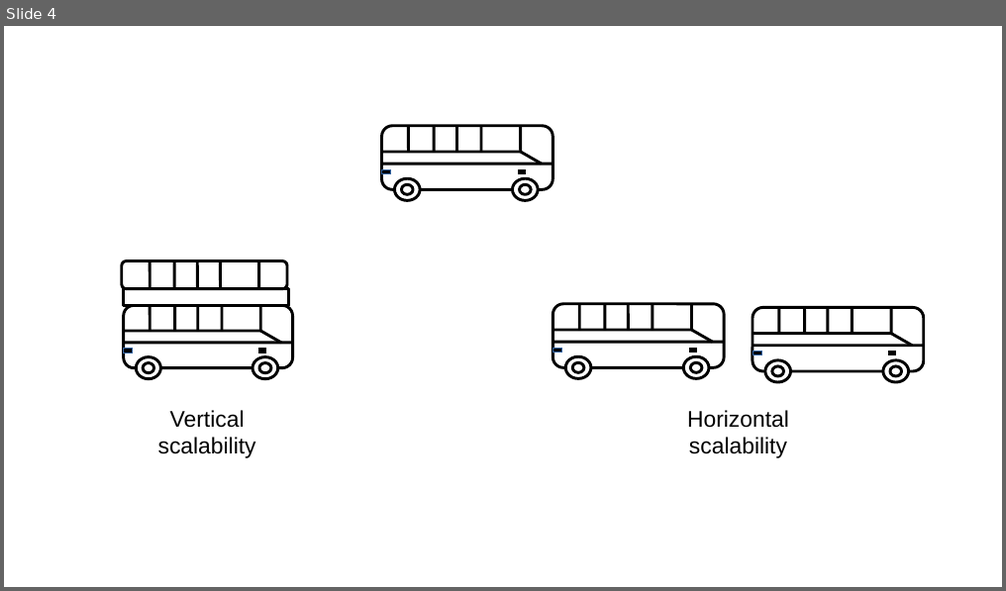
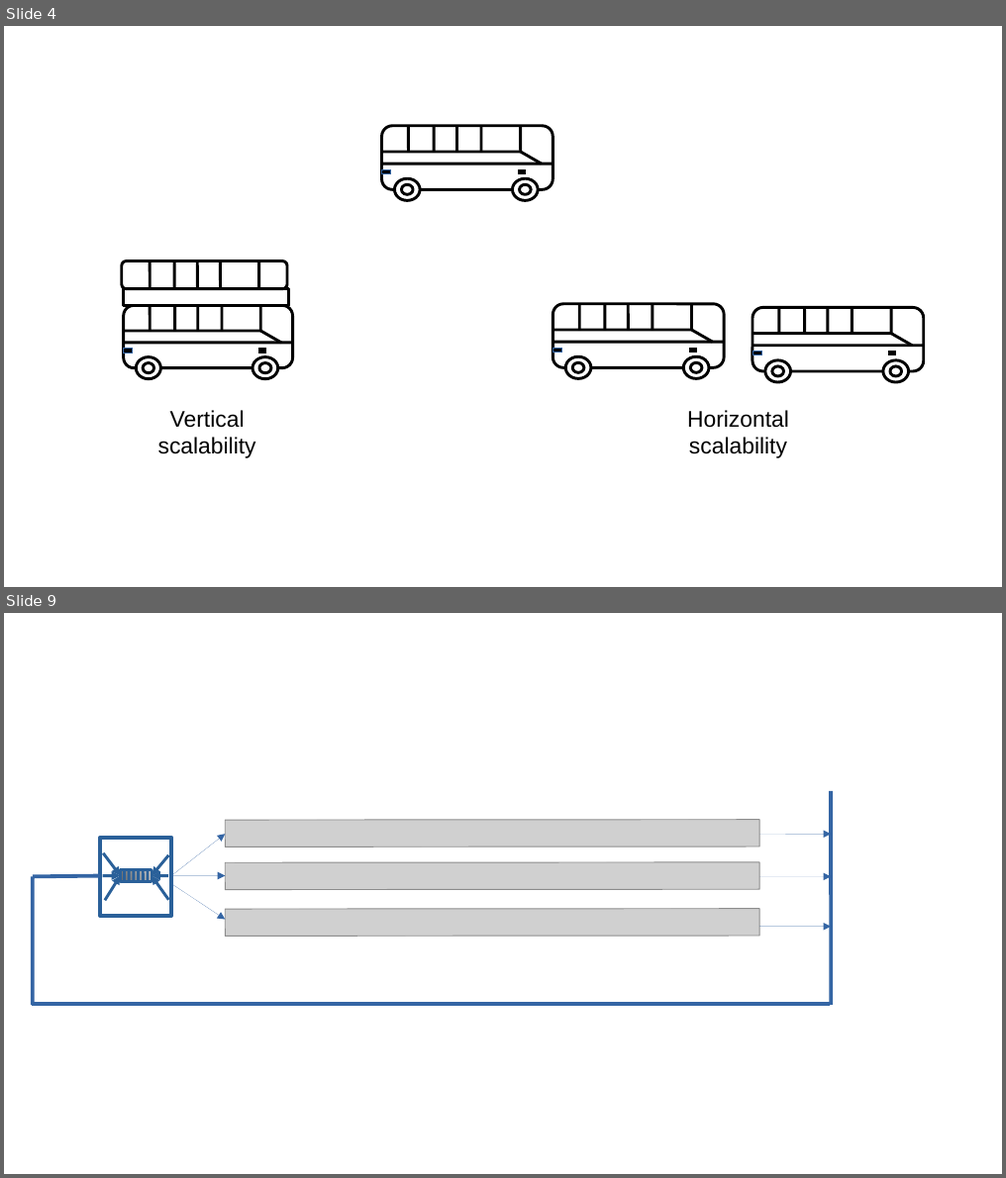
Before and after one commit to ApiValley/ApiFlows-Docs, a slide deck: presentation/Documentation_images_source.odp. Shown one above the other, each under a label of ours: slide 4 before the commit, slides 4 and 9 after it; the slides between them are not shown. The pictures are 1006x591 and 1006x1178 pixels, drawn with LibreOffice and Linux fonts; fonts in the diff are those of the drawing; grey boxes stand for pictures. Boxes give left, top, right and bottom in pixels: in the first picture for what was removed or moved away, otherwise in the second. Text is boxed around its words. In the diff, an @@ line names an element or a change of style, - is before the commit and + after.

```diff
--- a/presentation/Documentation_images_source.odp
+++ b/presentation/Documentation_images_source.odp
@@ slide 9 added at (4,613,1002,1174), background #FFFFFF @@
@@ picture added at (225,820,759,848) @@
@@ line added from (831, 791) to (831, 1005), #3465A4 3 pt @@
@@ arrow added from (171, 875) to (225, 834), #3465A4 0 pt @@
@@ arrow added from (760, 834) to (831, 834), #3465A4 0 pt @@
@@ line added from (32, 876) to (32, 1005), #3465A4 3 pt @@
@@ line added from (100, 875) to (32, 876), #3465A4 3 pt @@
@@ group added at (100,838,171,916): 6 lines, 6 arrows, 2 rectangles @@
@@ arrow added from (171, 875) to (225, 875), #3465A4 0 pt @@
@@ picture added at (225,862,759,890) @@
@@ arrow added from (760, 876) to (831, 876), #3465A4 0 pt @@
@@ arrow added from (171, 883) to (225, 920), #3465A4 0 pt @@
@@ picture added at (225,909,759,937) @@
@@ arrow added from (760, 926) to (831, 926), #3465A4 0 pt @@
@@ line added from (830, 1004) to (31, 1004), #3465A4 3 pt @@
```
Also in this commit, not shown: 5 other slides added, 1 slide removed, 1 other file.
